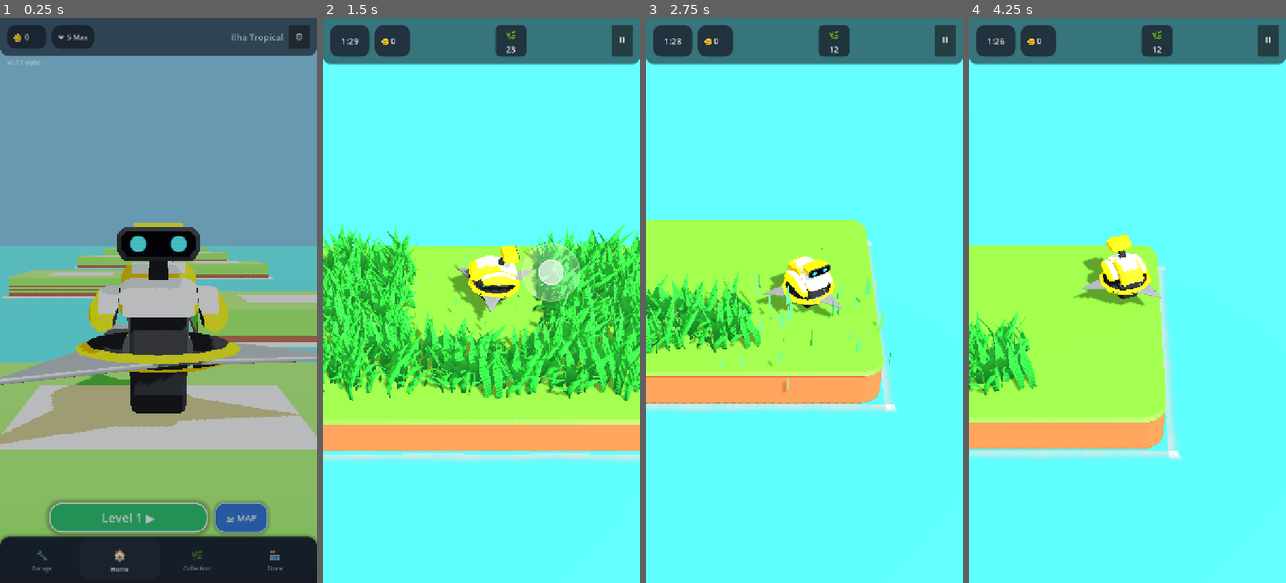
Above: before the commit, frames 1-4 (left to right).
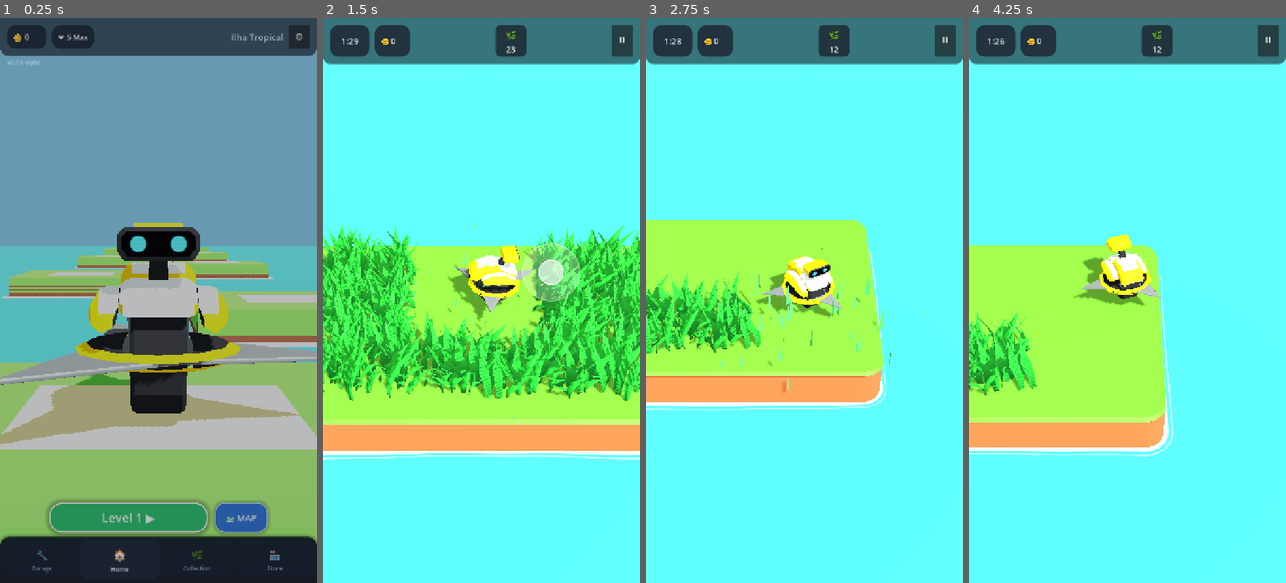
Above: after the commit, the same moments.

Repository: rogerbif/grass-cut-bot
Game: Godot game, scene res://scenes/menu/main_menu.tscn
The game is run twice, just before and just after one commit, with the same random seed, the same clock (stepped at 60 frames per second) and the same inputs.
Inputs (mouse positions are in pixels of both pictures, inside the frame that each line leads up to):
- Up to frame 1 (0.25 s): no input
- Up to frame 2 (1.5 s): click "Level 1 ▶" at 0.5 s; tap Enter at 1.25 s; move the mouse to (551, 272) at 1.27 s; hold Right (ui_right) from 1.28 s (still down); hold Alt from 1.28 s (still down); click (551, 272) at 1.42 s
- Up to frame 3 (2.75 s): release Right (ui_right) at 2 s; release Alt at 2 s; drag from (741, 328) to (788, 413) at 2.02 s
- Up to frame 4 (4.25 s): move the mouse to (1159, 176) at 2.77 s; hold Right (ui_right) 2.78-3.5 s; tap Z at 2.85 s; drag from (1111, 413) to (1032, 215) at 3.52 s

The runs differ from the first frame. In frame 1, less than 0.1% of the frame differs, in the area x 6-7%, y 7-8%; in frame 2, 1.6%; in frame 3, 1.6%; in frame 4, 1.9%, in the area x 0-68%, y 43-79%.

Commit message:
fix(terrain): fix inner corner tile normals/UVs and add curved 2D minimalist shoreline foam shader (v0.7.8-alpha)

Diff:
--- a/project.godot
+++ b/project.godot
@@ -11,7 +11,7 @@
 [application]
 
 config/name="Grass Cut Bot"
-config/version="0.7.7-alpha"
+config/version="0.7.8-alpha"
 run/main_scene="res://scenes/menu/main_menu.tscn"
 config/features=PackedStringArray("4.7", "Mobile")
 boot_splash/image="uid://3pegaomvcdut"
--- a/scenes/editor/tiles/tile_island_corner_in.tscn
+++ b/scenes/editor/tiles/tile_island_corner_in.tscn
@@ -3,7 +3,7 @@
 [ext_resource type="PackedScene" path="res://assets/models/tiles/tile_island_corner_in.glb" id="1_model"]
 
 [sub_resource type="BoxShape3D" id="BoxShape3D_floor"]
-size = Vector3(0.8, 0.36, 0.8)
+size = Vector3(0.8, 0.72, 0.8)
 
 [sub_resource type="BoxShape3D" id="BoxShape3D_corner_post"]
 size = Vector3(0.12, 0.9, 0.12)
@@ -13,9 +13,10 @@
 collision_mask = 0
 
 [node name="Model" parent="." instance=ExtResource("1_model")]
+transform = Transform3D(1, 0, 0, 0, 2, 0, 0, 0, 1, 0, 0, 0)
 
 [node name="FloorCollision" type="CollisionShape3D" parent="."]
-transform = Transform3D(1, 0, 0, 0, 1, 0, 0, 0, 1, 0, -0.18, 0)
+transform = Transform3D(1, 0, 0, 0, 1, 0, 0, 0, 1, 0, -0.36, 0)
 shape = SubResource("BoxShape3D_floor")
 
 [node name="CornerPostCollision" type="CollisionShape3D" parent="."]
--- a/scenes/editor/tiles/tile_island_end.tscn
+++ b/scenes/editor/tiles/tile_island_end.tscn
@@ -3,7 +3,7 @@
 [ext_resource type="PackedScene" path="res://assets/models/tiles/tile_island_end.glb" id="1_model"]
 
 [sub_resource type="BoxShape3D" id="BoxShape3D_floor"]
-size = Vector3(0.8, 0.36, 0.8)
+size = Vector3(0.8, 0.72, 0.8)
 
 [sub_resource type="BoxShape3D" id="BoxShape3D_barrier_n"]
 size = Vector3(0.8, 0.9, 0.08)
@@ -19,9 +19,10 @@
 collision_mask = 0
 
 [node name="Model" parent="." instance=ExtResource("1_model")]
+transform = Transform3D(1, 0, 0, 0, 2, 0, 0, 0, 1, 0, 0, 0)
 
 [node name="FloorCollision" type="CollisionShape3D" parent="."]
-transform = Transform3D(1, 0, 0, 0, 1, 0, 0, 0, 1, 0, -0.18, 0)
+transform = Transform3D(1, 0, 0, 0, 1, 0, 0, 0, 1, 0, -0.36, 0)
 shape = SubResource("BoxShape3D_floor")
 
 [node name="BarrierNorth" type="CollisionShape3D" parent="."]
--- a/scripts/core/game_version.gd
+++ b/scripts/core/game_version.gd
@@ -7,7 +7,7 @@
 
 const MAJOR: int = 0
 const MINOR: int = 7
-const PATCH: int = 7
+const PATCH: int = 8
 const STAGE: String = "ALPHA" # "PRE-ALPHA", "ALPHA", "BETA", "RC", "RELEASE"
 const BUILD_TYPE: String = "dev" # "dev", "nightly", "public"
 
--- a/scripts/level/level_controller.gd
+++ b/scripts/level/level_controller.gd
@@ -91,7 +91,7 @@
 			var t_id: String = String(td.get("tile_id", "island_center"))
 			var t_rot: int = int(td.get("rot", 0))
 			var cell: Vector2i = Vector2i(gx, gz)
-			occupied_cells[cell] = true
+			occupied_cells[cell] = { "tile_id": t_id, "rot": t_rot }
 			var t_node: Node3D = LevelJsonLoader.instantiate_tile_node(t_id, t_rot)
 			if t_node != null:
 				t_node.position = LevelJsonLoader.grid_to_world(gx, gz, width, height, cell_size)
--- a/scripts/level/level_json_loader.gd
+++ b/scripts/level/level_json_loader.gd
@@ -94,21 +94,11 @@
 	var st: SurfaceTool = SurfaceTool.new()
 	st.begin(Mesh.PRIMITIVE_TRIANGLES)
 
-	var half_s: float = cell_size * 0.5
-	var inner_r: float = cell_size * 0.32 # Rente à base da falésia
-	var outer_r: float = cell_size * 0.58 # Estende para a água
-	var foam_y: float = -0.695 # 1.5cm acima do plano da água (-0.71m)
+	var foam_y: float = -0.692 # Acima do plano da água (-0.71m)
 
 	for cell_key in occupied_cells:
 		var cell: Vector2i = cell_key as Vector2i
 		var cell_world: Vector3 = grid_to_world(cell.x, cell.y, width, height, cell_size)
-		var cx: float = cell_world.x
-		var cz: float = cell_world.z
-
-		var has_open_n: bool = not occupied_cells.has(cell + Vector2i(0, -1))
-		var has_open_s: bool = not occupied_cells.has(cell + Vector2i(0, 1))
-		var has_open_e: bool = not occupied_cells.has(cell + Vector2i(1, 0))
-		var has_open_w: bool = not occupied_cells.has(cell + Vector2i(-1, 0))
 
 		for d in dirs:
 			var neighbor: Vector2i = cell + (d["offset"] as Vector2i)
@@ -121,73 +111,26 @@
 				col.position = cell_world + (d["pos"] as Vector3)
 				parent_body.add_child(col)
 
-		# 2. Gera geometria da fita de espuma costeira nos lados abertos
-		if has_open_n:
-			_add_foam_quad(st,
-				Vector3(cx - half_s, foam_y, cz - inner_r),
-				Vector3(cx + half_s, foam_y, cz - inner_r),
-				Vector3(cx + half_s, foam_y, cz - outer_r),
-				Vector3(cx - half_s, foam_y, cz - outer_r),
-				Vector3(0.0, 0.0, -1.0)
-			)
-		if has_open_s:
-			_add_foam_quad(st,
-				Vector3(cx + half_s, foam_y, cz + inner_r),
-				Vector3(cx - half_s, foam_y, cz + inner_r),
-				Vector3(cx - half_s, foam_y, cz + outer_r),
-				Vector3(cx + half_s, foam_y, cz + outer_r),
-				Vector3(0.0, 0.0, 1.0)
-			)
-		if has_open_w:
-			_add_foam_quad(st,
-				Vector3(cx - inner_r, foam_y, cz + half_s),
-				Vector3(cx - inner_r, foam_y, cz - half_s),
-				Vector3(cx - outer_r, foam_y, cz - half_s),
-				Vector3(cx - outer_r, foam_y, cz + half_s),
-				Vector3(-1.0, 0.0, 0.0)
-			)
-		if has_open_e:
-			_add_foam_quad(st,
-				Vector3(cx + inner_r, foam_y, cz - half_s),
-				Vector3(cx + inner_r, foam_y, cz + half_s),
-				Vector3(cx + outer_r, foam_y, cz + half_s),
-				Vector3(cx + outer_r, foam_y, cz - half_s),
-				Vector3(1.0, 0.0, 0.0)
-			)
-
-		# Quinas externas diagonais para fechamento estanque contínuo
-		if has_open_n and has_open_w:
-			_add_foam_quad(st,
-				Vector3(cx - inner_r, foam_y, cz - inner_r),
-				Vector3(cx - half_s, foam_y, cz - inner_r),
-				Vector3(cx - outer_r, foam_y, cz - outer_r),
-				Vector3(cx - inner_r, foam_y, cz - half_s),
-				Vector3(-0.707, 0.0, -0.707)
-			)
-		if has_open_n and has_open_e:
-			_add_foam_quad(st,
-				Vector3(cx + half_s, foam_y, cz - inner_r),
-				Vector3(cx + inner_r, foam_y, cz - inner_r),
-				Vector3(cx + inner_r, foam_y, cz - half_s),
-				Vector3(cx + outer_r, foam_y, cz - outer_r),
-				Vector3(0.707, 0.0, -0.707)
-			)
-		if has_open_s and has_open_w:
-			_add_foam_quad(st,
-				Vector3(cx - inner_r, foam_y, cz + half_s),
-				Vector3(cx - outer_r, foam_y, cz + outer_r),
-				Vector3(cx - half_s, foam_y, cz + inner_r),
-				Vector3(cx - inner_r, foam_y, cz + inner_r),
-				Vector3(-0.707, 0.0, 0.707)
-			)
-		if has_open_s and has_open_e:
-			_add_foam_quad(st,
-				Vector3(cx + inner_r, foam_y, cz + inner_r),
-				Vector3(cx + half_s, foam_y, cz + inner_r),
-				Vector3(cx + outer_r, foam_y, cz + outer_r),
-				Vector3(cx + inner_r, foam_y, cz + half_s),
-				Vector3(0.707, 0.0, 0.707)
-			)
+		var tile_id: String = "island_center"
+		var tile_rot: int = 0
+		var entry_val: Variant = occupied_cells[cell]
+		if entry_val is Dictionary:
+			var entry_dict: Dictionary = entry_val as Dictionary
+			tile_id = String(entry_dict.get("tile_id", "island_center"))
+			tile_rot = int(entry_dict.get("rot", 0))
+
+		if tile_id == "island_edge" or tile_id == "island_corner_out" or tile_id == "island_corner_in" or tile_id == "island_end":
+			_add_tile_foam_curve(st, tile_id, tile_rot, cell_world, foam_y, cell_size)
+		else:
+			# Fallback para blocos planos que façam fronteira direta com a água
+			if not occupied_cells.has(cell + Vector2i(0, -1)):
+				_add_tile_foam_curve(st, "island_edge", 0, cell_world, foam_y, cell_size)
+			if not occupied_cells.has(cell + Vector2i(0, 1)):
+				_add_tile_foam_curve(st, "island_edge", 180, cell_world, foam_y, cell_size)
+			if not occupied_cells.has(cell + Vector2i(1, 0)):
+				_add_tile_foam_curve(st, "island_edge", 270, cell_world, foam_y, cell_size)
+			if not occupied_cells.has(cell + Vector2i(-1, 0)):
+				_add_tile_foam_curve(st, "island_edge", 90, cell_world, foam_y, cell_size)
 
 	var foam_mesh: ArrayMesh = st.commit()
 	if foam_mesh != null and foam_mesh.get_surface_count() > 0:
@@ -200,31 +143,113 @@
 		foam_inst.material_override = foam_mat
 		parent_body.add_child(foam_inst)
 
-static func _add_foam_quad(st: SurfaceTool, p0: Vector3, p1: Vector3, p2: Vector3, p3: Vector3, norm: Vector3) -> void:
-	# p0 e p1: base rente à falésia (UV.y = 0.0)
-	# p2 e p3: ponta externa na água (UV.y = 1.0)
-	# Triângulo 1: p0, p1, p2
-	st.set_normal(norm)
-	st.set_uv(Vector2(0.0, 0.0))
-	st.add_vertex(p0)
-
-	st.set_normal(norm)
-	st.set_uv(Vector2(1.0, 0.0))
-	st.add_vertex(p1)
-
-	st.set_normal(norm)
-	st.set_uv(Vector2(1.0, 1.0))
-	st.add_vertex(p2)
-
-	# Triângulo 2: p0, p2, p3
-	st.set_normal(norm)
-	st.set_uv(Vector2(0.0, 0.0))
-	st.add_vertex(p0)
-
-	st.set_normal(norm)
-	st.set_uv(Vector2(1.0, 1.0))
-	st.add_vertex(p2)
-
-	st.set_normal(norm)
-	st.set_uv(Vector2(0.0, 1.0))
-	st.add_vertex(p3)
+static func _add_tile_foam_curve(
+	st: SurfaceTool,
+	tile_id: String,
+	tile_rot: int,
+	cell_world: Vector3,
+	foam_y: float,
+	cell_size: float
+) -> void:
+	var scale_f: float = cell_size / DEFAULT_CELL_SIZE
+	var inset: float = 0.025 * scale_f
+	var foam_w: float = 0.195 * scale_f
+	var pts: Array[Vector2] = []
+	var norms: Array[Vector2] = []
+
+	if tile_id == "island_edge":
+		var steps: int = 4
+		for i in range(steps + 1):
+			var t: float = float(i) / float(steps)
+			pts.append(Vector2(lerpf(-0.40, 0.40, t) * scale_f, -0.20 * scale_f))
+			norms.append(Vector2(0.0, -1.0))
+	elif tile_id == "island_corner_out":
+		pts.append(Vector2(-0.40 * scale_f, -0.20 * scale_f))
+		norms.append(Vector2(0.0, -1.0))
+		var arc_steps: int = 10
+		var center_out: Vector2 = Vector2(-0.12, 0.12)
+		var radius_out: float = 0.32
+		for i in range(arc_steps + 1):
+			var t: float = float(i) / float(arc_steps)
+			var ang: float = lerpf(-PI * 0.5, 0.0, t)
+			var dir: Vector2 = Vector2(cos(ang), sin(ang))
+			pts.append((center_out + dir * radius_out) * scale_f)
+			norms.append(dir)
+		pts.append(Vector2(0.20 * scale_f, 0.40 * scale_f))
+		norms.append(Vector2(1.0, 0.0))
+	elif tile_id == "island_corner_in":
+		var arc_steps_in: int = 10
+		var center_in: Vector2 = Vector2(-0.40, -0.40)
+		var radius_in: float = 0.20
+		for i in range(arc_steps_in + 1):
+			var t: float = float(i) / float(arc_steps_in)
+			var ang: float = lerpf(PI * 0.5, 0.0, t)
+			var dir: Vector2 = Vector2(cos(ang), sin(ang))
+			pts.append((center_in + dir * radius_in) * scale_f)
+			norms.append(-dir)
+	elif tile_id == "island_end":
+		pts.append(Vector2(-0.20 * scale_f, 0.40 * scale_f))
+		norms.append(Vector2(-1.0, 0.0))
+		var arc_steps_end: int = 12
+		var radius_end: float = 0.20
+		for i in range(arc_steps_end + 1):
+			var t: float = float(i) / float(arc_steps_end)
+			var ang: float = lerpf(-PI, 0.0, t)
+			var dir: Vector2 = Vector2(cos(ang), sin(ang))
+			pts.append(dir * radius_end * scale_f)
+			norms.append(dir)
+		pts.append(Vector2(0.20 * scale_f, 0.40 * scale_f))
+		norms.append(Vector2(1.0, 0.0))
+
+	if pts.size() < 2:
+		return
+
+	var rot_rad: float = deg_to_rad(float(tile_rot))
+	var count: int = pts.size() - 1
+	for i in range(count):
+		var u0: float = float(i) / float(count)
+		var u1: float = float(i + 1) / float(count)
+
+		var p0_2d: Vector2 = pts[i]
+		var p1_2d: Vector2 = pts[i + 1]
+		var n0_2d: Vector2 = norms[i]
+		var n1_2d: Vector2 = norms[i + 1]
+
+		var in0_local: Vector3 = Vector3(p0_2d.x - n0_2d.x * inset, 0.0, p0_2d.y - n0_2d.y * inset).rotated(Vector3.UP, rot_rad)
+		var in1_local: Vector3 = Vector3(p1_2d.x - n1_2d.x * inset, 0.0, p1_2d.y - n1_2d.y * inset).rotated(Vector3.UP, rot_rad)
+		var out0_local: Vector3 = Vector3(p0_2d.x + n0_2d.x * foam_w, 0.0, p0_2d.y + n0_2d.y * foam_w).rotated(Vector3.UP, rot_rad)
+		var out1_local: Vector3 = Vector3(p1_2d.x + n1_2d.x * foam_w, 0.0, p1_2d.y + n1_2d.y * foam_w).rotated(Vector3.UP, rot_rad)
+
+		var n0_world: Vector3 = Vector3(n0_2d.x, 0.0, n0_2d.y).rotated(Vector3.UP, rot_rad).normalized()
+		var n1_world: Vector3 = Vector3(n1_2d.x, 0.0, n1_2d.y).rotated(Vector3.UP, rot_rad).normalized()
+
+		var v_in0: Vector3 = Vector3(cell_world.x + in0_local.x, foam_y, cell_world.z + in0_local.z)
+		var v_in1: Vector3 = Vector3(cell_world.x + in1_local.x, foam_y, cell_world.z + in1_local.z)
+		var v_out1: Vector3 = Vector3(cell_world.x + out1_local.x, foam_y, cell_world.z + out1_local.z)
+		var v_out0: Vector3 = Vector3(cell_world.x + out0_local.x, foam_y, cell_world.z + out0_local.z)
+
+		# Triângulo 1: v_in0, v_in1, v_out1
+		st.set_normal(n0_world)
+		st.set_uv(Vector2(u0, 0.0))
+		st.add_vertex(v_in0)
+
+		st.set_normal(n1_world)
+		st.set_uv(Vector2(u1, 0.0))
+		st.add_vertex(v_in1)
+
+		st.set_normal(n1_world)
+		st.set_uv(Vector2(u1, 1.0))
+		st.add_vertex(v_out1)
+
+		# Triângulo 2: v_in0, v_out1, v_out0
+		st.set_normal(n0_world)
+		st.set_uv(Vector2(u0, 0.0))
+		st.add_vertex(v_in0)
+
+		st.set_normal(n1_world)
+		st.set_uv(Vector2(u1, 1.0))
+		st.add_vertex(v_out1)
+
+		st.set_normal(n0_world)
+		st.set_uv(Vector2(u0, 1.0))
+		st.add_vertex(v_out0)
--- a/shaders/coastal_foam.gdshader
+++ b/shaders/coastal_foam.gdshader
@@ -1,30 +1,46 @@
 shader_type spatial;
-render_mode blend_mix, depth_draw_opaque, cull_disabled, diffuse_burley, specular_schlick_ggx;
+render_mode unshaded, blend_mix, depth_draw_never, cull_disabled;
 
-uniform vec4 foam_color : source_color = vec4(0.90, 0.98, 1.0, 0.92);
-uniform vec4 foam_edge_color : source_color = vec4(0.55, 0.88, 0.98, 0.45);
-uniform float wave_speed : hint_range(0.5, 5.0) = 2.2;
-uniform float wave_amp : hint_range(0.01, 0.15) = 0.045;
+uniform vec4 shore_foam_color : source_color = vec4(0.98, 1.0, 1.0, 0.96);
+uniform vec4 ripple_foam_color : source_color = vec4(0.84, 0.97, 1.0, 0.78);
+uniform float wave_speed : hint_range(0.5, 5.0) = 1.85;
+uniform float wave_amp : hint_range(0.0, 0.10) = 0.028;
+
+varying vec3 v_world_pos;
 
 void vertex() {
-	// Sway back and forth along the outward normal (vai e vem do mar)
-	// UV.y = 0.0 na base da falésia (ancorado), UV.y = 1.0 na ponta externa na água
-	float wave = sin(TIME * wave_speed + VERTEX.x * 2.5 + VERTEX.z * 2.5) * 0.5 + 0.5;
-	if (UV.y > 0.3) {
-		VERTEX.x += NORMAL.x * wave * wave_amp * UV.y;
-		VERTEX.z += NORMAL.z * wave * wave_amp * UV.y;
-	}
-	// Suave micro-oscilação vertical
-	VERTEX.y += sin(TIME * wave_speed * 1.3 + VERTEX.x * 3.0 + VERTEX.z * 3.0) * 0.005;
+	v_world_pos = VERTEX;
+	// Balanço suave de vai e vem acompanhando a normal radial da curva costeira
+	float tide = sin(TIME * wave_speed + VERTEX.x * 1.1 + VERTEX.z * 1.1);
+	float sway = tide * wave_amp * UV.y;
+	VERTEX.x += NORMAL.x * sway;
+	VERTEX.z += NORMAL.z * sway;
 }
 
 void fragment() {
-	float wave = sin(TIME * wave_speed + UV.x * 8.0) * 0.5 + 0.5;
-	// Gradiente suave de espuma densa na falésia para dissolução na água
-	float fade = smoothstep(1.0, 0.15, UV.y);
-	vec4 col = mix(foam_edge_color, foam_color, fade);
-	ALBEDO = col.rgb;
-	ALPHA = col.a * fade * mix(0.78, 1.0, wave);
-	ROUGHNESS = 0.35;
-	SPECULAR = 0.2;
+	// UV.y = 0.0 (dentro da base da falésia) -> UV.y = 1.0 (borda externa na água)
+	float d = clamp((UV.y - 0.08) / 0.92, 0.0, 1.0);
+
+	// Fase espacial contínua ao longo do contorno da ilha para evitar costuras entre tiles
+	float spatial_phase = (v_world_pos.x + v_world_pos.z) * 2.2 + (v_world_pos.x - v_world_pos.z) * 1.4;
+	float wobble = sin(spatial_phase + TIME * wave_speed) * 0.035;
+	float breathe = sin(TIME * wave_speed * 0.9 + (v_world_pos.x + v_world_pos.z) * 0.8) * 0.065;
+
+	float dist = d + wobble;
+
+	// Faixa 1: Espuma costeira principal minimalista (2D flat/stepped) colada à curva do terreno
+	float shore_limit = 0.40 + breathe;
+	float band_shore = 1.0 - smoothstep(shore_limit - 0.04, shore_limit + 0.04, dist);
+
+	// Faixa 2: Anel de maré secundário paralelo à curva (vai e vem suave)
+	float ring_center = 0.68 + breathe * 1.35;
+	float ring_half_w = 0.065;
+	float band_ripple = (1.0 - smoothstep(ring_half_w - 0.03, ring_half_w + 0.03, abs(dist - ring_center)))
+		* (1.0 - smoothstep(0.82, 0.98, d));
+
+	vec3 final_rgb = mix(ripple_foam_color.rgb, shore_foam_color.rgb, band_shore);
+	float final_alpha = max(band_shore * shore_foam_color.a, band_ripple * ripple_foam_color.a);
+
+	ALBEDO = final_rgb;
+	ALPHA = final_alpha;
 }
Binary file changed: assets/models/tiles/tile_island_center.glb
Binary file changed: assets/models/tiles/tile_island_corner_in.glb
Binary file changed: assets/models/tiles/tile_island_corner_out.glb
Binary file changed: assets/models/tiles/tile_island_dirt.glb
Binary file changed: assets/models/tiles/tile_island_edge.glb
Binary file changed: assets/models/tiles/tile_island_end.glb
Not shown, changed: export_presets.cfg
Not shown, added: scripts/tools/calibrate_levels_layout.gd.uid
Not shown, added: shaders/coastal_foam.gdshader.uid
Not shown, changed: docs/02_entidades_e_mecanicas/SISTEMA_DE_OBSTACULOS_E_TERRENO.md
Not shown, added: docs/historico_melhorias/046_correcao_canto_interno_e_espuma_2d_em_curva.md
Not shown, changed: docs/historico_melhorias/INDICE_MELHORIAS.md
